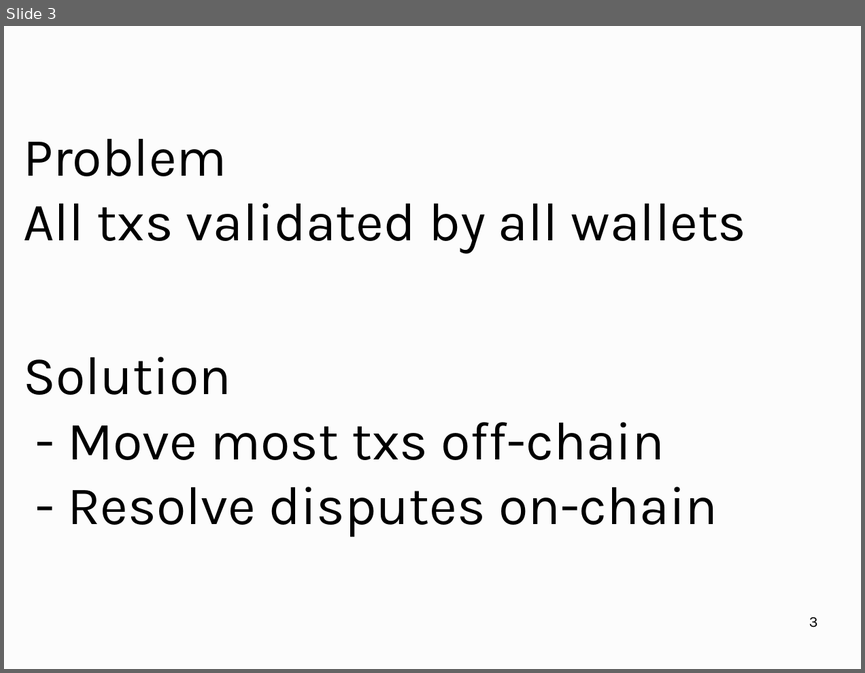
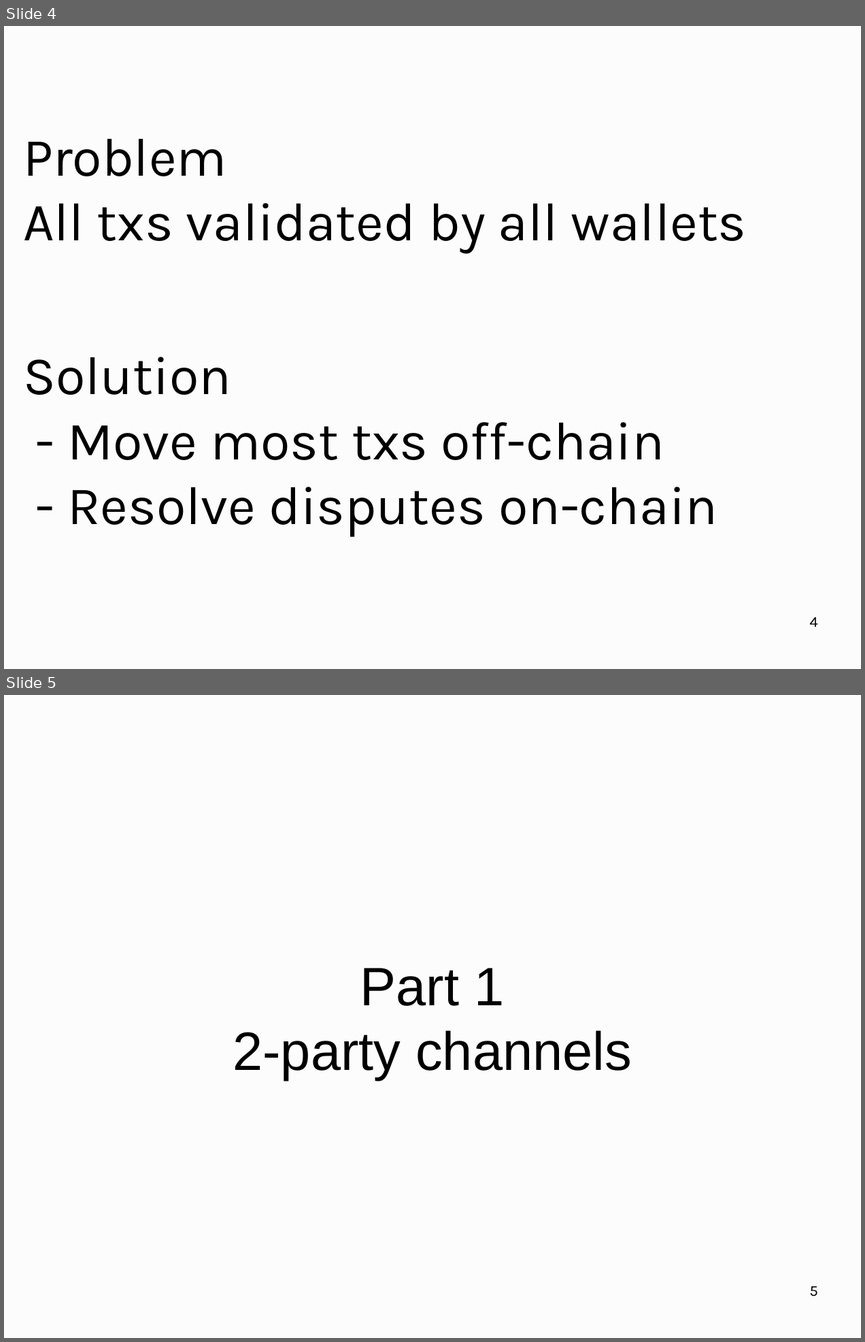
Before and after one commit to OrfeasLitos/PaymentChannels, a slide deck: ln-slides/slides.odp. Shown one above the other, each under a label of ours: slide 3 before the commit, slides 4 and 5 after it. The pictures are 865x673 and 865x1342 pixels, drawn with LibreOffice and Linux fonts; fonts in the diff are those of the drawing. Boxes give left, top, right and bottom in pixels: in the first picture for what was removed or moved away, otherwise in the second. Text is boxed around its words. In the diff, an @@ line names an element or a change of style, - is before the commit and + after.

```diff
--- a/ln-slides/slides.odp
+++ b/ln-slides/slides.odp
@@ slide 5 added at <box>4,695,861,1338</box>, background #FCFCFC @@
@@ text added at <box>232,968,632,1081</box>, 50 pt, text #000000 @@
+Part 1
+2-party channels
@@ page number added at <box>809,1286,818,1296</box>, 14 pt, text #000000 @@
+5
@@ what was slide 3 is now slide 4 @@
@@ page number at <box>809,617,817,626</box>: text changed @@
-3
+4
```
Also in this commit, not shown: 2 slides changed, 27 other slides added, 5 slides removed, 1 other file.
